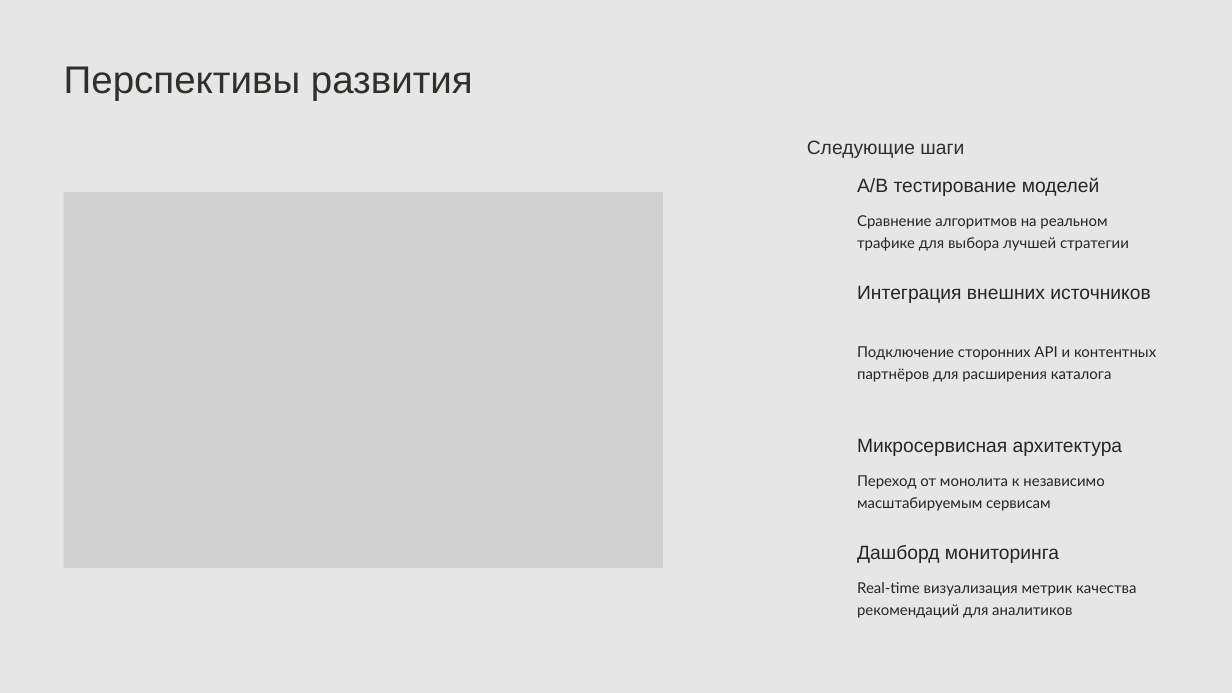
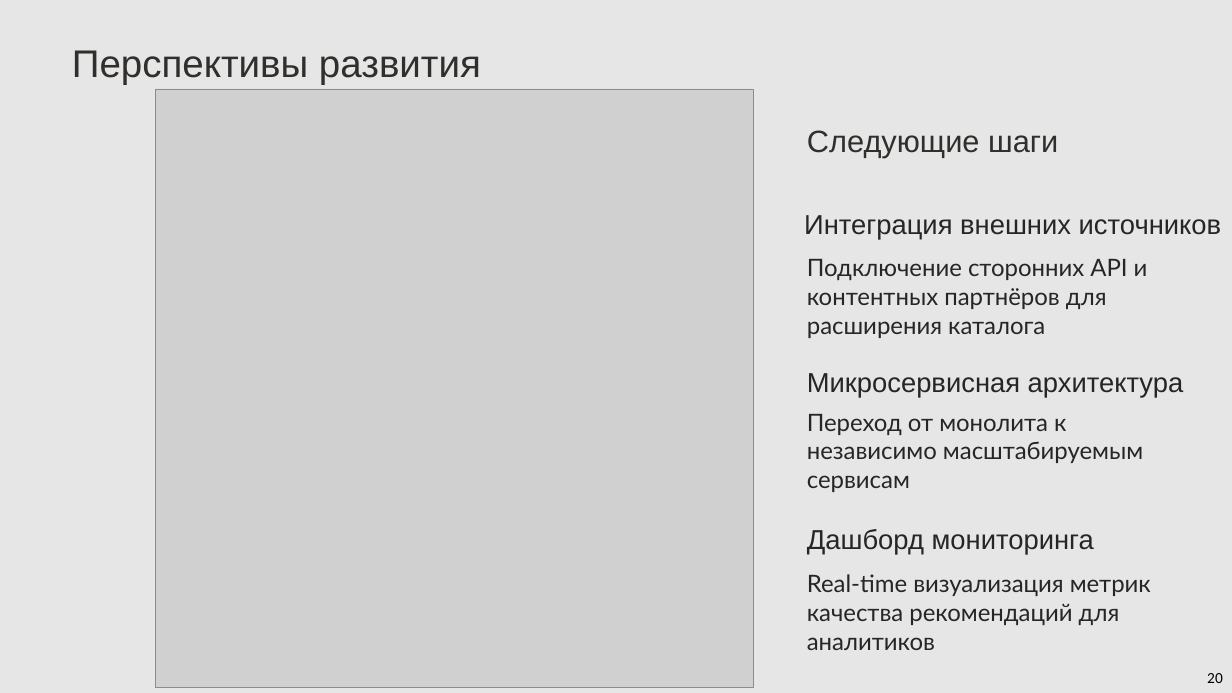
Before and after one commit to KockAnigilator/smart-content-recommender, a slide deck: slide 20 of docs/Презентация.pptx (slide 11 before the commit). Drawn at 1232x693 pixels with LibreOffice and Linux fonts; fonts in the diff are those of the drawing; grey boxes stand for pictures; background and template pictures are left out. Boxes give left, top, right and bottom in pixels: in the first picture for what was removed or moved away, otherwise in the second. Text is boxed around its words. In the diff, an @@ line names an element or a change of style, - is before the commit and + after.

```diff
--- a/docs/Презентация.pptx
+++ b/docs/Презентация.pptx
@@ text "Перспективы развития": place and size @@
-text "Перспективы развития" at [64, 66, 473, 101]
+text "Перспективы развития" at [72, 50, 481, 85]
@@ picture added at [155, 89, 753, 687] @@
@@ text "Следующие шаги" at [807, 130, 1058, 157]: size 22.5 to 36 pt @@
@@ text removed at [857, 177, 1100, 196] @@
-A/B тестирование моделей
@@ picture removed at [63, 192, 662, 568] @@
@@ text "Интеграция внешних источников": place and size @@
-text "Интеграция внешних источников" at [857, 285, 1150, 303]
+text "Интеграция внешних источников" at [804, 215, 1222, 240]
@@ text "Интеграция внешних источников" at [804, 215, 1222, 240]: size 22.5 to 32 pt; alignment left to centre @@
@@ text removed at [857, 215, 1129, 251] @@
-Сравнение алгоритмов на реальном трафике для выбора лучшей стратегии
@@ size 17.5 to 28 pt; line spacing 25.6pt to 1 in 3 elements at [807, 574, 1151, 650], [807, 414, 1143, 492], [807, 259, 1148, 338] @@
@@ text "Подключение сторонних API и контентных ...": place and size @@
-text "Подключение сторонних API и контентных ..." at [857, 346, 1156, 382]
+text "Подключение сторонних API и контентных ..." at [807, 259, 1148, 338]
@@ text "Микросервисная архитектура" at [807, 373, 1184, 397]: size 22.5 to 32 pt @@
@@ text "Микросервисная архитектура": place and size @@
-text "Микросервисная архитектура" at [857, 438, 1123, 456]
+text "Микросервисная архитектура" at [807, 373, 1184, 397]
@@ text "Переход от монолита к независимо ...": place and size @@
-text "Переход от монолита к независимо ..." at [857, 475, 1104, 511]
+text "Переход от монолита к независимо ..." at [807, 414, 1143, 492]
@@ text "Дашборд мониторинга": place and size @@
-text "Дашборд мониторинга" at [857, 545, 1059, 563]
+text "Дашборд мониторинга" at [807, 529, 1094, 555]
@@ text "Дашборд мониторинга" at [807, 529, 1094, 555]: size 22.5 to 32 pt @@
@@ text "Real-time визуализация метрик качества рекомендаций ...": place and size @@
-text "Real-time визуализация метрик качества рекомендаций ..." at [857, 582, 1136, 618]
+text "Real-time визуализация метрик качества рекомендаций ..." at [807, 574, 1151, 650]
@@ text added at [1207, 673, 1223, 683], 18 pt, text #000000 @@
+20
```
Also in this commit, not shown: 10 other slides changed, 10 slides added, 1 slide removed, 9 other files.
